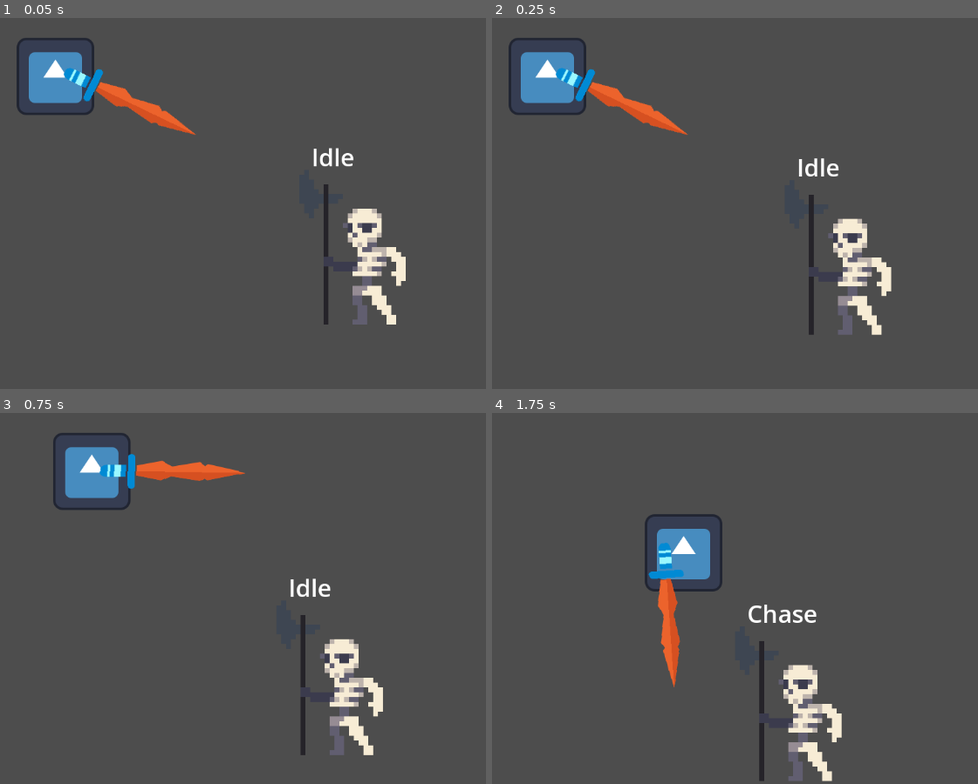
Above: before the commit, frames 1-4 (two rows, left to right).
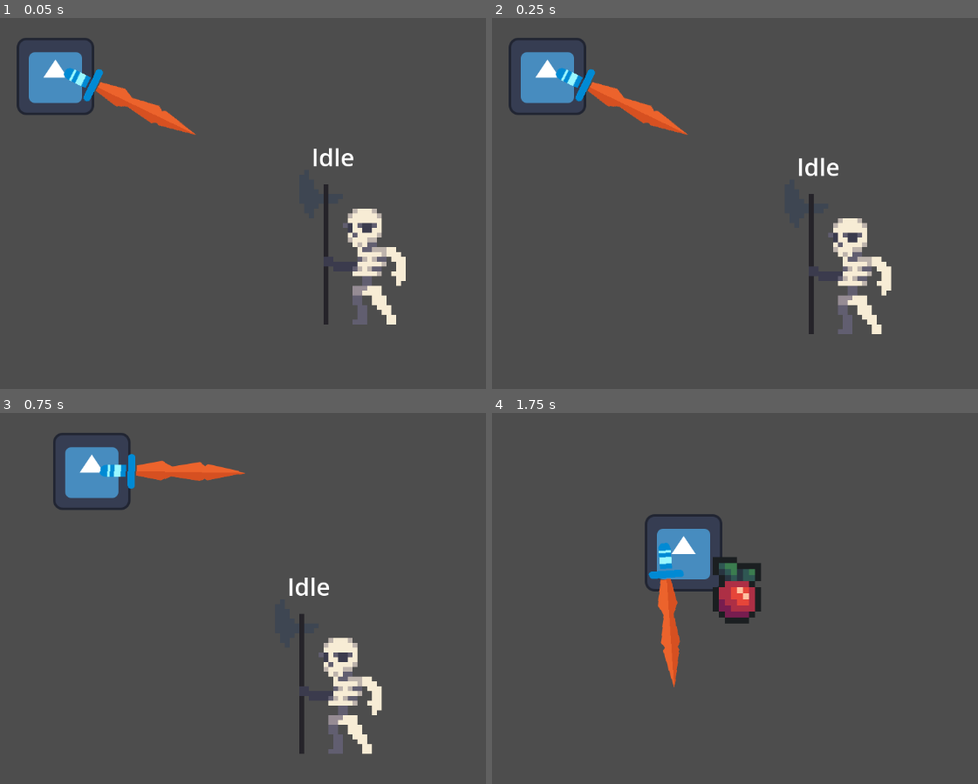
Above: after the commit, the same moments.

Repository: TBrush123/cooking-game
Game: Godot game, scene res://Test/node.tscn
Same seed, same stepped clock (60 frames per second), same inputs: the game is played once before the commit and once after it. The engine's default icon, where the game draws it, is replaced by a stand-in: a white triangle on a blue panel in a dark square.
Inputs (mouse positions are in pixels of both pictures, inside the frame that each line leads up to):
- Up to frame 1 (0.05 s): no input
- Up to frame 2 (0.25 s): no input
- Up to frame 3 (0.75 s): move the mouse to (471, 568) at 0.52 s; hold D (Right) from 0.53 s (still down); click (471, 568) at 0.6 s
- Up to frame 4 (1.75 s): move the mouse to (666, 609) at 1.27 s; release D (Right) at 1.28 s; hold S (Down) from 1.28 s (still down); click (666, 609) at 1.35 s

Frame 1 is identical in both runs. In frame 2, 0.3% of the frame differs, in the area x 63-83%, y 37-86%; in frame 3, 1.1%; in frame 4, 4.0%, in the area x 45-72%, y 38-100%.

Commit message:
Made base for dropping items

Diff:
--- a/Enemies/TestEnemy/monster.gd
+++ b/Enemies/TestEnemy/monster.gd
@@ -1,7 +1,10 @@
 extends CharacterBody2D
 class_name TestEnemy
 
-var drop: Array = []
+@export var item_scene: PackedScene
+
+var drop_items: Array = []
+
 
 var rarities = {
 	0: 1000,
@@ -11,9 +14,8 @@
 }
 
 func _ready() -> void:
-	print(get_rarity())
-	drop.append(get_rarity())
-	print(drop)
+	drop_items.append(get_rarity())
+	print(drop_items)
 
 func get_rarity():
 	var weighted_sum = 0
@@ -31,3 +33,14 @@
 
 func _physics_process(_delta: float) -> void:
 	move_and_slide()
+
+func drop() -> void:
+	var item = item_scene.instantiate()
+	get_parent().add_child(item)
+	item.position = global_position + Vector2(Global.rng.randf_range(-1, 1), Global.rng.randf_range(-1, 1)) * 200
+	var dropped_item = drop_items.pop_front()
+
+	var item_path := "res://Items/Assets/Food_%s.png" % str(dropped_item)
+
+	item.set_texture(item_path)
+	item.set_new_name(str(dropped_item))
--- a/Enemies/monster.tscn
+++ b/Enemies/monster.tscn
@@ -1,7 +1,8 @@
-[gd_scene load_steps=10 format=3 uid="uid://bfsrf0eby2mi"]
+[gd_scene load_steps=11 format=3 uid="uid://bfsrf0eby2mi"]
 
 [ext_resource type="Script" uid="uid://b2yi52swcrqup" path="res://Enemies/TestEnemy/monster.gd" id="1_g1224"]
 [ext_resource type="Texture2D" uid="uid://bjmujgwighxob" path="res://Enemies/TestEnemy/Assets/Skeleton Idle.png" id="1_tu63r"]
+[ext_resource type="PackedScene" uid="uid://cyu0hcofu1knc" path="res://Items/item.tscn" id="2_mjy1l"]
 [ext_resource type="Script" uid="uid://dcc7nbi0v2dws" path="res://Enemies/TestEnemy/state_machine.gd" id="2_qegr4"]
 [ext_resource type="Script" uid="uid://blk5jnl2je42p" path="res://Enemies/TestEnemy/idle.gd" id="3_qegr4"]
 [ext_resource type="Script" uid="uid://drtf611ckstnr" path="res://Scripts/Components/HurtboxComponent.gd" id="4_g1224"]
@@ -18,6 +19,7 @@
 collision_layer = 2
 collision_mask = 0
 script = ExtResource("1_g1224")
+item_scene = ExtResource("2_mjy1l")
 
 [node name="Sprite2D" type="Sprite2D" parent="."]
 position = Vector2(-11, -4)
--- /dev/null
+++ b/Items/item.gd
@@ -0,0 +1,10 @@
+extends Area2D
+@export var sprite: Sprite2D
+@export var item_name: String
+
+func set_texture(textPath: String):
+	print(textPath)
+	sprite.texture = load(textPath)
+
+func set_new_name(new_name: String):
+	item_name = new_name
--- a/Items/item.tscn
+++ b/Items/item.tscn
@@ -1,13 +1,17 @@
-[gd_scene load_steps=3 format=3 uid="uid://cyu0hcofu1knc"]
+[gd_scene load_steps=4 format=3 uid="uid://cyu0hcofu1knc"]
 
 [ext_resource type="Texture2D" uid="uid://p6pvwtup5isn" path="res://Items/Assets/Food_3.png" id="1_bkywi"]
+[ext_resource type="Script" uid="uid://cr70ren1nn4k6" path="res://Items/item.gd" id="1_p2kau"]
 
 [sub_resource type="RectangleShape2D" id="RectangleShape2D_p2kau"]
-size = Vector2(44, 42)
+size = Vector2(142, 162)
 
-[node name="Item" type="Area2D"]
+[node name="Item" type="Area2D" node_paths=PackedStringArray("sprite")]
+script = ExtResource("1_p2kau")
+sprite = NodePath("Sprite2D")
 
 [node name="Sprite2D" type="Sprite2D" parent="."]
+scale = Vector2(10, 10)
 texture = ExtResource("1_bkywi")
 
 [node name="CollisionShape2D" type="CollisionShape2D" parent="."]
--- a/Scripts/Components/HealthComponent.gd
+++ b/Scripts/Components/HealthComponent.gd
@@ -3,12 +3,18 @@
 
 @export var max_health := 100.0
 var health: float
+var parent
 
 func _ready() -> void:
+	parent = get_parent()
 	health = max_health
 
 func damage(attack: Attack) -> void:
 	health -= attack.attack_damage
 
 	if health <= 0:
-		get_parent().queue_free()
+		if parent.has_method("drop"):
+			var drop_size = parent.drop_items.size()
+			for item in range(drop_size):
+				parent.drop()
+		parent.queue_free()
--- a/Scripts/Global.gd
+++ b/Scripts/Global.gd
@@ -1,7 +1,7 @@
 extends Node
 
 var rng: RandomNumberGenerator
-# Called when the node enters the scene tree for the first time.
+
 func _ready() -> void:
 	rng = RandomNumberGenerator.new()
-	rng.seed = hash("Dauren")
+	rng.randomize()
--- a/Weapons/weapon.tscn
+++ b/Weapons/weapon.tscn
@@ -64,6 +64,7 @@
 
 [node name="HitboxComponent" type="Area2D" parent="WeaponPivot/WeaponSprite"]
 script = ExtResource("3_2ue5o")
+attack_damage = 100.0
 emitter = "Player"
 metadata/_custom_type_script = "uid://fmgajqx6dak"
 
Not shown, added: Items/item.gd.uid
